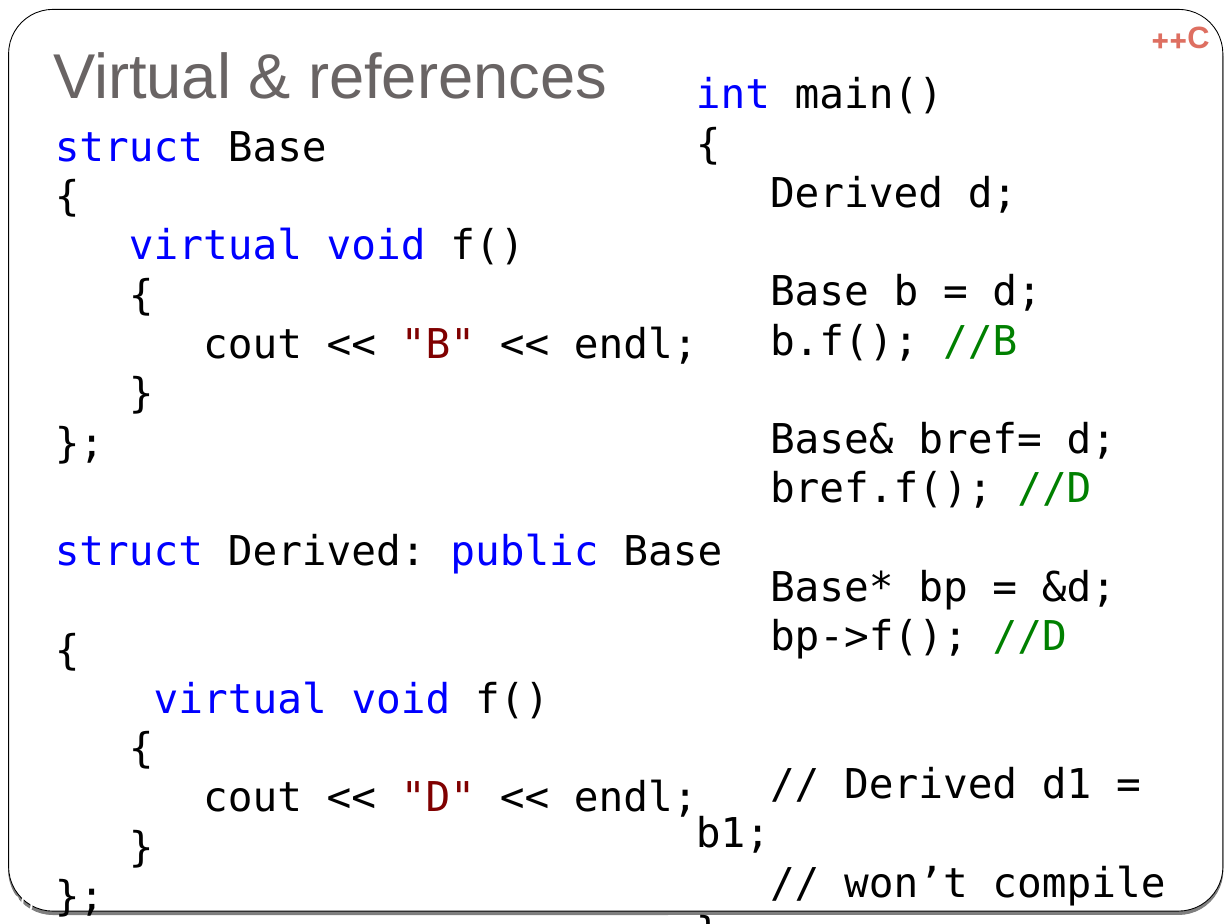
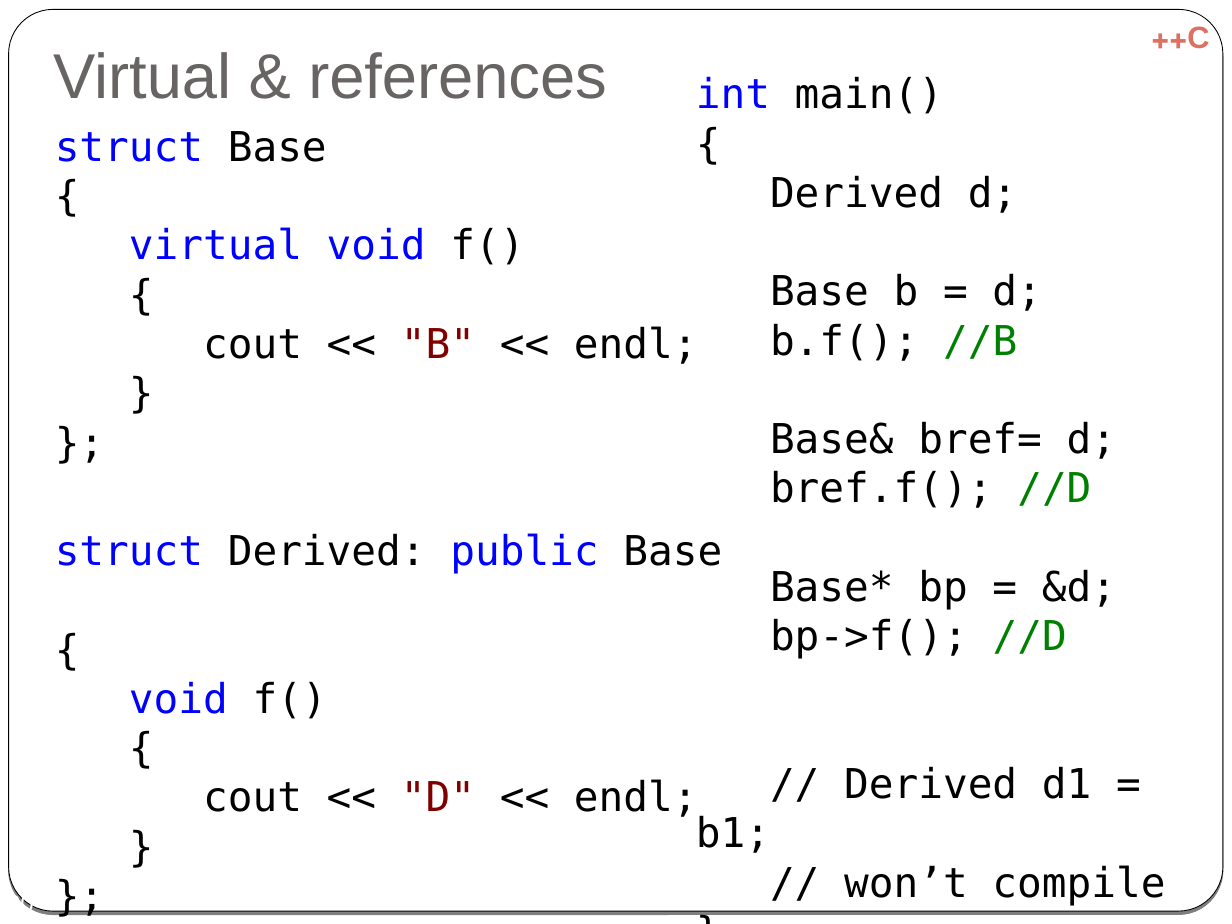
Before and after one commit to cpp-at-ariel/cpp-5780, a slide deck: slide 20 of 06-inheritance/slides-virtual.odp. Drawn at 1232x924 pixels with LibreOffice and Linux fonts; fonts in the diff are those of the drawing. Boxes give left, top, right and bottom in pixels: in the first picture for what was removed or moved away, otherwise in the second. Text is boxed around its words. In the diff, an @@ line names an element or a change of style, - is before the commit and + after.

Commit message:
virtual slides

```diff
--- a/06-inheritance/slides-virtual.odp
+++ b/06-inheritance/slides-virtual.odp
@@ text at (55,533,722,817): text changed @@
-struct Derived: public Base
-{
-virtual void f()
-{
-cout << "D" << endl;
-}
-};
+struct Derived: public Base
+{
+void f()
+{
+cout << "D" << endl;
+}
+};
```
